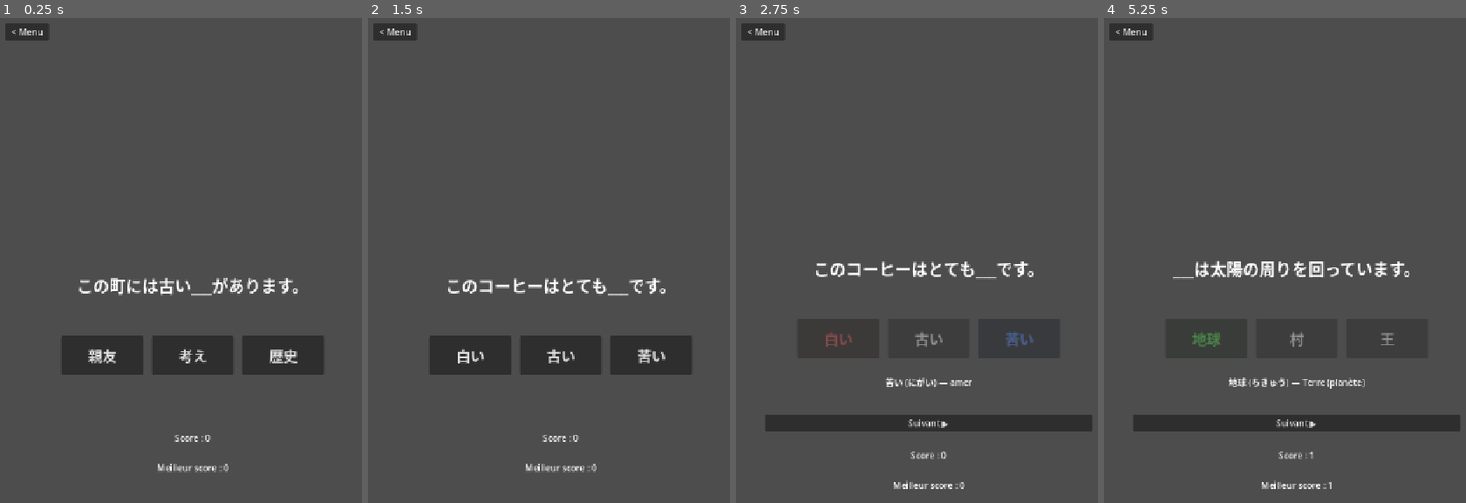
Above: before the commit, frames 1-4 (left to right).
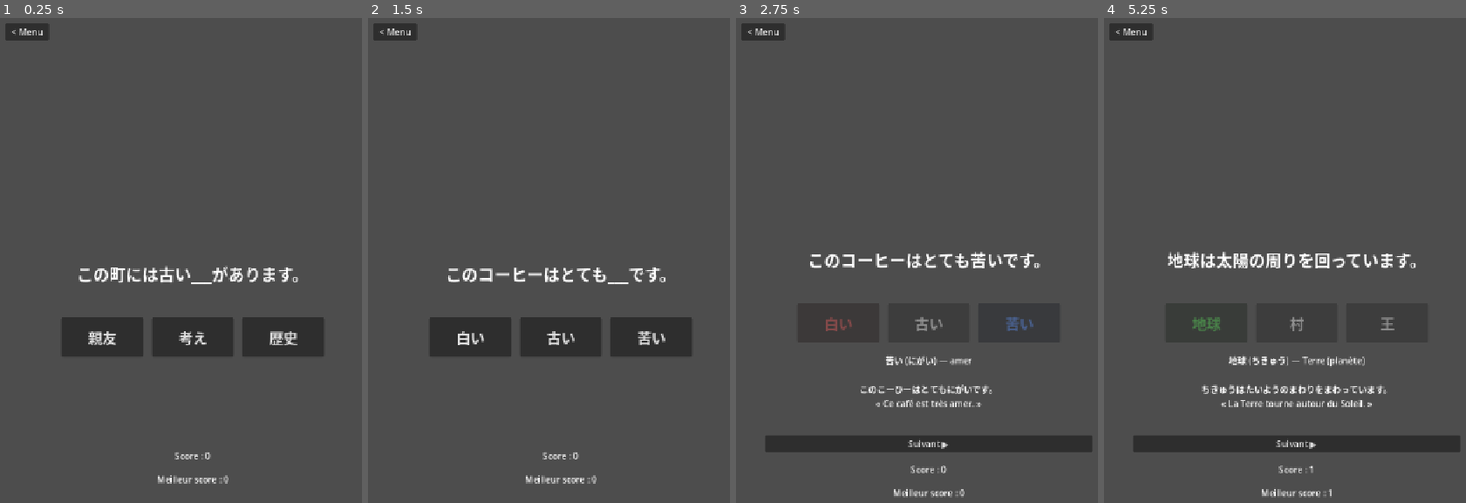
Above: after the commit, the same moments.

Repository: g-bourachot/Kotoba-Rush
Game: Godot game, scene res://scenes/Trou.tscn
Two runs of this game, one before a commit and one after it. Both use one fixed random seed, a clock stepped at 60 frames per second and the inputs below. This scene is started directly instead of the project's main scene.
Inputs:
- Up to frame 1 (0.25 s): no input
- Up to frame 2 (1.5 s): click "親友" at 0.5 s; click "Suivant ▶" at 1.25 s
- Up to frame 3 (2.75 s): click "白い" at 2 s
- Up to frame 4 (5.25 s): click "Suivant ▶" at 2.75 s; click "風" at 3.5 s; click "Suivant ▶" at 4.25 s; click "地球" at 5 s

The runs differ from the first frame. In frame 1, 7.4% of the frame differs, in the area x 17-90%, y 51-97%; in frame 2, 7.0%; in frame 3, 9.4%; in frame 4, 10%, in the area x 8-99%, y 48-99%.

Commit message:
Show full sentence reading and translation on Phrase à trous result
Added reading (hiragana) and translation (French) to every entry in
sentences.json. After answering, the displayed sentence's blank is
filled with the correct kanji, and the feedback now also shows the
whole sentence's pronunciation and translation, not just the target
word's.

Co-Authored-By: Claude Sonnet 5 <noreply@anthropic.com>

Diff:
--- a/data/sentences.json
+++ b/data/sentences.json
@@ -1,34 +1,34 @@
 [
-  {"id": "s001", "word_id": "w0022", "sentence": "山の上に大きな___が見えます。", "decoy_ids": ["w0083", "w0228"]},
-  {"id": "s002", "word_id": "w0027", "sentence": "庭で___を見つけました。", "decoy_ids": ["w0247", "w0263"]},
-  {"id": "s003", "word_id": "w0033", "sentence": "晩ご飯に___を食べました。", "decoy_ids": ["w0428", "w0364"]},
-  {"id": "s004", "word_id": "w0063", "sentence": "友達を___のが好きです。", "decoy_ids": ["w0206", "w0534"]},
-  {"id": "s005", "word_id": "w0079", "sentence": "人は食べなければ___ことができない。", "decoy_ids": ["w0001", "w0266"]},
-  {"id": "s006", "word_id": "w0090", "sentence": "このコーヒーはとても___です。", "decoy_ids": ["w0269", "w0366"]},
-  {"id": "s007", "word_id": "w0140", "sentence": "港にたくさんの___が並んでいます。", "decoy_ids": ["w0498", "w0022"]},
-  {"id": "s008", "word_id": "w0141", "sentence": "昔、この国には___がいました。", "decoy_ids": ["w0114", "w0157"]},
-  {"id": "s009", "word_id": "w0188", "sentence": "毎日運動して___を鍛えています。", "decoy_ids": ["w0524", "w0489"]},
-  {"id": "s010", "word_id": "w0219", "sentence": "彼は部屋に入って___をつけました。", "decoy_ids": ["w0140", "w0498"]},
-  {"id": "s011", "word_id": "w0231", "sentence": "この景色はとても___です。", "decoy_ids": ["w0507", "w0435"]},
-  {"id": "s012", "word_id": "w0247", "sentence": "農場で___を育てています。", "decoy_ids": ["w0027", "w0263"]},
-  {"id": "s013", "word_id": "w0263", "sentence": "海で大きな___を見ました。", "decoy_ids": ["w0027", "w0247"]},
-  {"id": "s014", "word_id": "w0264", "sentence": "___は太陽の周りを回っています。", "decoy_ids": ["w0141", "w0498"]},
-  {"id": "s015", "word_id": "w0269", "sentence": "この建物はとても___です。", "decoy_ids": ["w0090", "w0366"]},
-  {"id": "s016", "word_id": "w0320", "sentence": "このバッグはとても___です。", "decoy_ids": ["w0353", "w0435"]},
-  {"id": "s017", "word_id": "w0353", "sentence": "彼女は___髪をしています。", "decoy_ids": ["w0320", "w0366"]},
-  {"id": "s018", "word_id": "w0366", "sentence": "雪はとても___です。", "decoy_ids": ["w0090", "w0507"]},
-  {"id": "s019", "word_id": "w0376", "sentence": "公園には___がたくさんあります。", "decoy_ids": ["w0486", "w0456"]},
-  {"id": "s020", "word_id": "w0385", "sentence": "彼はいつも___をつきます。", "decoy_ids": ["w0477", "w0514"]},
-  {"id": "s021", "word_id": "w0434", "sentence": "彼女の目から___が流れました。", "decoy_ids": ["w0516", "w0413"]},
-  {"id": "s022", "word_id": "w0456", "sentence": "今日はとても強い___が吹いています。", "decoy_ids": ["w0457", "w0486"]},
-  {"id": "s023", "word_id": "w0457", "sentence": "隣の部屋から変な___が聞こえます。", "decoy_ids": ["w0456", "w0434"]},
-  {"id": "s024", "word_id": "w0486", "sentence": "窓から朝の___が差し込みます。", "decoy_ids": ["w0456", "w0457"]},
-  {"id": "s025", "word_id": "w0489", "sentence": "医者は患者の___を救いました。", "decoy_ids": ["w0374", "w0466"]},
-  {"id": "s026", "word_id": "w0498", "sentence": "祖父母は小さな___に住んでいます。", "decoy_ids": ["w0022", "w0140"]},
-  {"id": "s027", "word_id": "w0510", "sentence": "来月、家族で___に行きます。", "decoy_ids": ["w0177", "w0328"]},
-  {"id": "s028", "word_id": "w0516", "sentence": "ジュースに___を入れてください。", "decoy_ids": ["w0434", "w0413"]},
-  {"id": "s029", "word_id": "w0519", "sentence": "父は毎朝___を読みます。", "decoy_ids": ["w0500", "w0515"]},
-  {"id": "s030", "word_id": "w0523", "sentence": "彼女は___に赤い口紅を塗りました。", "decoy_ids": ["w0524", "w0216"]},
-  {"id": "s031", "word_id": "w0524", "sentence": "重い荷物を持って___が痛いです。", "decoy_ids": ["w0523", "w0188"]},
-  {"id": "s032", "word_id": "w0533", "sentence": "この町には古い___があります。", "decoy_ids": ["w0075", "w0132"]}
+  {"id": "s001", "word_id": "w0022", "sentence": "山の上に大きな___が見えます。", "decoy_ids": ["w0083", "w0228"], "reading": "やまのうえにおおきなしろがみえます。", "translation": "On peut voir un grand château au sommet de la montagne."},
+  {"id": "s002", "word_id": "w0027", "sentence": "庭で___を見つけました。", "decoy_ids": ["w0247", "w0263"], "reading": "にわでへびをみつけました。", "translation": "J'ai trouvé un serpent dans le jardin."},
+  {"id": "s003", "word_id": "w0033", "sentence": "晩ご飯に___を食べました。", "decoy_ids": ["w0428", "w0364"], "reading": "ばんごはんにすしをたべました。", "translation": "J'ai mangé des sushis pour le dîner."},
+  {"id": "s004", "word_id": "w0063", "sentence": "友達を___のが好きです。", "decoy_ids": ["w0206", "w0534"], "reading": "ともだちをたすけるのがすきです。", "translation": "J'aime aider mes amis."},
+  {"id": "s005", "word_id": "w0079", "sentence": "人は食べなければ___ことができない。", "decoy_ids": ["w0001", "w0266"], "reading": "ひとはたべなければいきることができない。", "translation": "On ne peut pas vivre sans manger."},
+  {"id": "s006", "word_id": "w0090", "sentence": "このコーヒーはとても___です。", "decoy_ids": ["w0269", "w0366"], "reading": "このこーひーはとてもにがいです。", "translation": "Ce café est très amer."},
+  {"id": "s007", "word_id": "w0140", "sentence": "港にたくさんの___が並んでいます。", "decoy_ids": ["w0498", "w0022"], "reading": "みなとにたくさんのふねがならんでいます。", "translation": "Beaucoup de bateaux sont alignés dans le port."},
+  {"id": "s008", "word_id": "w0141", "sentence": "昔、この国には___がいました。", "decoy_ids": ["w0114", "w0157"], "reading": "むかし、このくににはおうがいました。", "translation": "Autrefois, il y avait un roi dans ce pays."},
+  {"id": "s009", "word_id": "w0188", "sentence": "毎日運動して___を鍛えています。", "decoy_ids": ["w0524", "w0489"], "reading": "まいにちうんどうしてからだをきたえています。", "translation": "Je fais du sport tous les jours pour muscler mon corps."},
+  {"id": "s010", "word_id": "w0219", "sentence": "彼は部屋に入って___をつけました。", "decoy_ids": ["w0140", "w0498"], "reading": "かれはへやにはいってでんきをつけました。", "translation": "Il est entré dans la pièce et a allumé la lumière."},
+  {"id": "s011", "word_id": "w0231", "sentence": "この景色はとても___です。", "decoy_ids": ["w0507", "w0435"], "reading": "このけしきはとてもうつくしいです。", "translation": "Ce paysage est très beau."},
+  {"id": "s012", "word_id": "w0247", "sentence": "農場で___を育てています。", "decoy_ids": ["w0027", "w0263"], "reading": "のうじょうでぶたをそだてています。", "translation": "J'élève des cochons à la ferme."},
+  {"id": "s013", "word_id": "w0263", "sentence": "海で大きな___を見ました。", "decoy_ids": ["w0027", "w0247"], "reading": "うみでおおきなさめをみました。", "translation": "J'ai vu un grand requin dans la mer."},
+  {"id": "s014", "word_id": "w0264", "sentence": "___は太陽の周りを回っています。", "decoy_ids": ["w0141", "w0498"], "reading": "ちきゅうはたいようのまわりをまわっています。", "translation": "La Terre tourne autour du Soleil."},
+  {"id": "s015", "word_id": "w0269", "sentence": "この建物はとても___です。", "decoy_ids": ["w0090", "w0366"], "reading": "このたてものはとてもふるいです。", "translation": "Ce bâtiment est très vieux."},
+  {"id": "s016", "word_id": "w0320", "sentence": "このバッグはとても___です。", "decoy_ids": ["w0353", "w0435"], "reading": "このばっぐはとてもかるいです。", "translation": "Ce sac est très léger."},
+  {"id": "s017", "word_id": "w0353", "sentence": "彼女は___髪をしています。", "decoy_ids": ["w0320", "w0366"], "reading": "かのじょはながいかみをしています。", "translation": "Elle a les cheveux longs."},
+  {"id": "s018", "word_id": "w0366", "sentence": "雪はとても___です。", "decoy_ids": ["w0090", "w0507"], "reading": "ゆきはとてもしろいです。", "translation": "La neige est très blanche."},
+  {"id": "s019", "word_id": "w0376", "sentence": "公園には___がたくさんあります。", "decoy_ids": ["w0486", "w0456"], "reading": "こうえんにはみどりがたくさんあります。", "translation": "Il y a beaucoup de verdure dans le parc."},
+  {"id": "s020", "word_id": "w0385", "sentence": "彼はいつも___をつきます。", "decoy_ids": ["w0477", "w0514"], "reading": "かれはいつもうそをつきます。", "translation": "Il ment toujours."},
+  {"id": "s021", "word_id": "w0434", "sentence": "彼女の目から___が流れました。", "decoy_ids": ["w0516", "w0413"], "reading": "かのじょのめからなみだがながれました。", "translation": "Des larmes ont coulé de ses yeux."},
+  {"id": "s022", "word_id": "w0456", "sentence": "今日はとても強い___が吹いています。", "decoy_ids": ["w0457", "w0486"], "reading": "きょうはとてもつよいかぜがふいています。", "translation": "Aujourd'hui, un vent très fort souffle."},
+  {"id": "s023", "word_id": "w0457", "sentence": "隣の部屋から変な___が聞こえます。", "decoy_ids": ["w0456", "w0434"], "reading": "となりのへやからへんなおとがきこえます。", "translation": "On entend un bruit étrange venant de la pièce d'à côté."},
+  {"id": "s024", "word_id": "w0486", "sentence": "窓から朝の___が差し込みます。", "decoy_ids": ["w0456", "w0457"], "reading": "まどからあさのひかりがさしこみます。", "translation": "La lumière du matin entre par la fenêtre."},
+  {"id": "s025", "word_id": "w0489", "sentence": "医者は患者の___を救いました。", "decoy_ids": ["w0374", "w0466"], "reading": "いしゃはかんじゃのいのちをすくいました。", "translation": "Le médecin a sauvé la vie du patient."},
+  {"id": "s026", "word_id": "w0498", "sentence": "祖父母は小さな___に住んでいます。", "decoy_ids": ["w0022", "w0140"], "reading": "そふぼはちいさなむらにすんでいます。", "translation": "Mes grands-parents vivent dans un petit village."},
+  {"id": "s027", "word_id": "w0510", "sentence": "来月、家族で___に行きます。", "decoy_ids": ["w0177", "w0328"], "reading": "らいげつ、かぞくでたびにいきます。", "translation": "Le mois prochain, je pars en voyage en famille."},
+  {"id": "s028", "word_id": "w0516", "sentence": "ジュースに___を入れてください。", "decoy_ids": ["w0434", "w0413"], "reading": "じゅーすにこおりをいれてください。", "translation": "Mets de la glace dans le jus, s'il te plaît."},
+  {"id": "s029", "word_id": "w0519", "sentence": "父は毎朝___を読みます。", "decoy_ids": ["w0500", "w0515"], "reading": "ちちはまいあさしんぶんをよみます。", "translation": "Mon père lit le journal tous les matins."},
+  {"id": "s030", "word_id": "w0523", "sentence": "彼女は___に赤い口紅を塗りました。", "decoy_ids": ["w0524", "w0216"], "reading": "かのじょはくちびるにあかいくちべにをぬりました。", "translation": "Elle a appliqué du rouge à lèvres sur ses lèvres."},
+  {"id": "s031", "word_id": "w0524", "sentence": "重い荷物を持って___が痛いです。", "decoy_ids": ["w0523", "w0188"], "reading": "おもいにもつをもってうでがいたいです。", "translation": "J'ai mal au bras après avoir porté des bagages lourds."},
+  {"id": "s032", "word_id": "w0533", "sentence": "この町には古い___があります。", "decoy_ids": ["w0075", "w0132"], "reading": "このまちにはふるいれきしがあります。", "translation": "Cette ville a une longue histoire."}
 ]
--- a/scenes/Trou.gd
+++ b/scenes/Trou.gd
@@ -30,6 +30,7 @@
 @onready var back_button: Button = $BackButton
 
 var sentences: Array = []
+var current_entry: Dictionary = {}
 var current_target_id = null
 var choice_word_ids: Array = []
 var round_active: bool = false
@@ -85,13 +86,13 @@
 		b.disabled = false
 		b.modulate = Color(1, 1, 1)
 
-	var entry: Dictionary = sentences[randi() % sentences.size()]
-	current_target_id = entry.get("word_id")
+	current_entry = sentences[randi() % sentences.size()]
+	current_target_id = current_entry.get("word_id")
 
-	sentence_label.text = entry.get("sentence", "")
+	sentence_label.text = current_entry.get("sentence", "")
 
 	choice_word_ids = [current_target_id]
-	for d in entry.get("decoy_ids", []):
+	for d in current_entry.get("decoy_ids", []):
 		choice_word_ids.append(d)
 	choice_word_ids.shuffle()
 
@@ -135,10 +136,14 @@
 	score_label.text = "Score : %d" % score
 
 	var target_word: Dictionary = _find_word(current_target_id)
-	feedback_label.text = "%s (%s) — %s" % [
+	sentence_label.text = current_entry.get("sentence", "").replace("___", target_word.get("kanji", "___"))
+
+	feedback_label.text = "%s (%s) — %s\n\n%s\n« %s »" % [
 		target_word.get("kanji", ""),
 		target_word.get("reading", ""),
 		target_word.get("meaning", ""),
+		current_entry.get("reading", ""),
+		current_entry.get("translation", ""),
 	]
 
 	next_button.visible = true
--- a/scenes/Trou.tscn
+++ b/scenes/Trou.tscn
@@ -25,11 +25,11 @@
 anchor_right = 0.5
 anchor_bottom = 0.5
 offset_left = -300.0
-offset_top = -220.0
+offset_top = -300.0
 offset_right = 300.0
-offset_bottom = 220.0
+offset_bottom = 300.0
 alignment = 1
-theme_override_constants/separation = 32
+theme_override_constants/separation = 20
 
 [node name="SentenceLabel" type="Label" parent="VBox"]
 layout_mode = 2
@@ -65,7 +65,7 @@
 
 [node name="FeedbackLabel" type="Label" parent="VBox"]
 layout_mode = 2
-custom_minimum_size = Vector2(600, 40)
+custom_minimum_size = Vector2(600, 130)
 horizontal_alignment = 1
 autowrap_mode = 3
 text = ""
